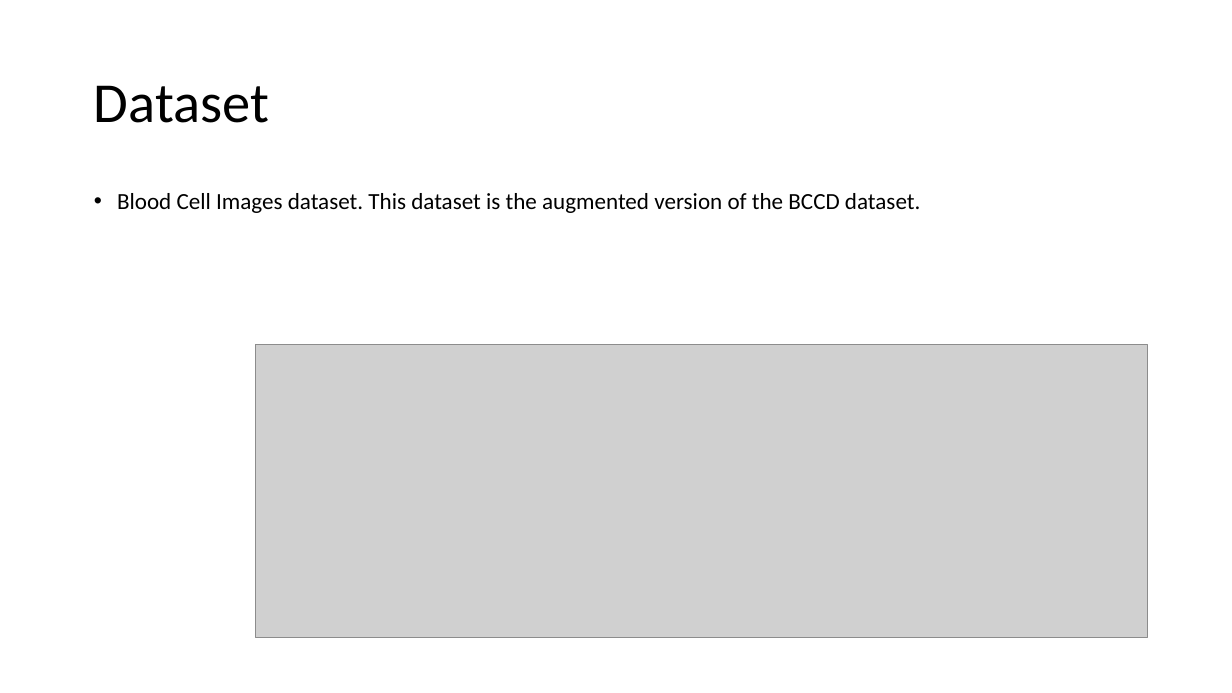
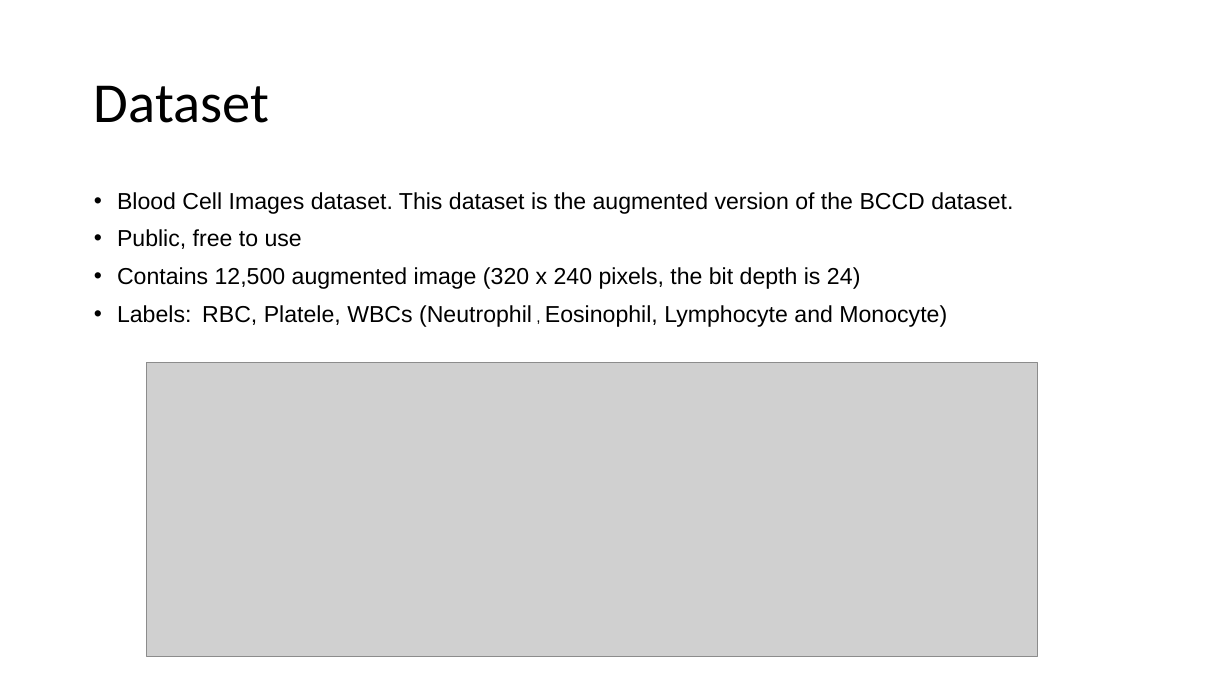
Before and after one commit to JNSchwartz/better_blood, a slide deck: slide 5 of betterblood.pptx. Drawn at 1232x693 pixels with LibreOffice and Linux fonts; fonts in the diff are those of the drawing; grey boxes stand for pictures; background and template pictures are left out. Boxes give left, top, right and bottom in pixels: in the first picture for what was removed or moved away, otherwise in the second. Text is boxed around its words. In the diff, an @@ line names an element or a change of style, - is before the commit and + after.

Commit message:
ppt dataset,results,bye

```diff
--- a/betterblood.pptx
+++ b/betterblood.pptx
@@ text at (117, 192, 1013, 214): font Calibri to Arial in "Blood Cell Images dataset. This dataset is ..." @@
@@ text at (117, 229, 947, 327): paragraphs added @@
+• Public, free to use
+• Contains 12,500 augmented image (320 x 240 pixels, the bit depth is 24)
+• Labels: RBC, Platele, WBCs (Neutrophil , Eosinophil, Lymphocyte and Monocyte)
@@ picture: place and size @@
-picture at (256, 345, 1148, 638)
+picture at (146, 363, 1038, 656)
```
Also in this commit, not shown: 1 other slide changed, 1 slide added, 1 slide removed.
